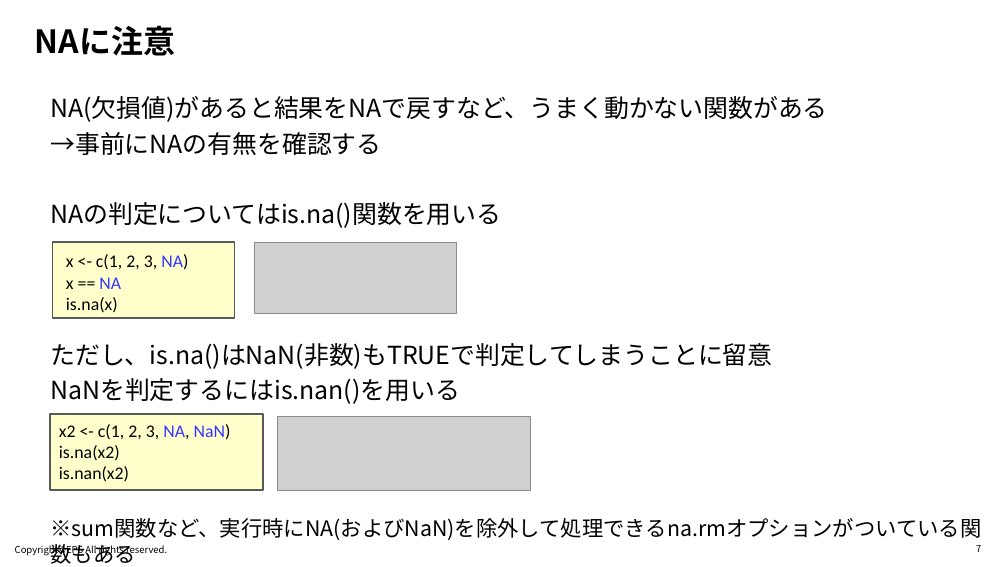
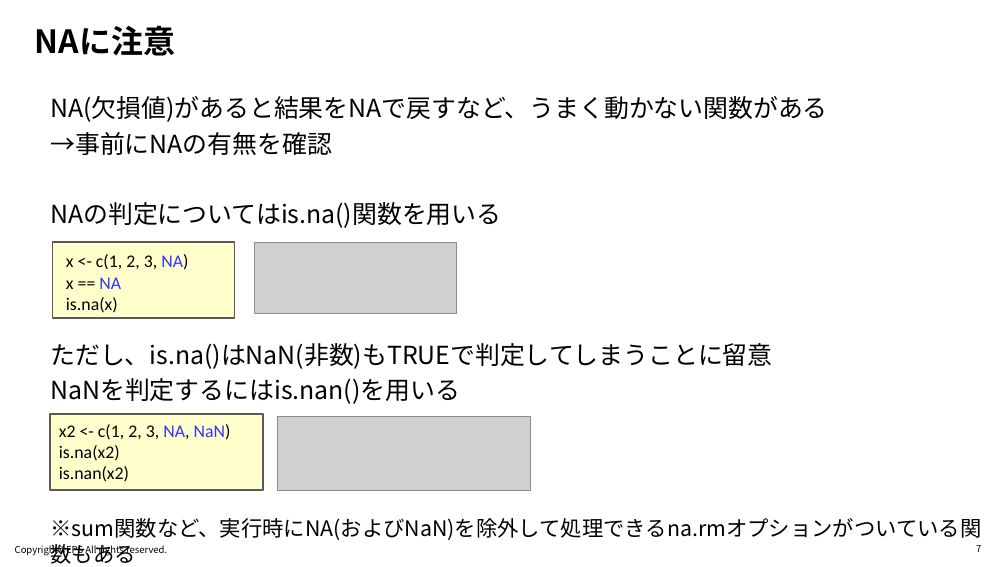
Before and after one commit to R-with-Pharma-Labo/Meetup_1, a slide deck: slide 7 of Materials/1440-1500_Oyama/Rの頑健なコードを書くにはどのような工夫が必要か.pptx. Drawn at 1008x567 pixels with LibreOffice and Linux fonts; fonts in the diff are those of the drawing; grey boxes stand for pictures; background and template pictures are left out. Boxes give left, top, right and bottom in pixels: in the first picture for what was removed or moved away, otherwise in the second. Text is boxed around its words. In the diff, an @@ line names an element or a change of style, - is before the commit and + after.

```diff
--- a/Materials/1440-1500_Oyama/Rの頑健なコードを書くにはどのような工夫が必要か.pptx
+++ b/Materials/1440-1500_Oyama/Rの頑健なコードを書くにはどのような工夫が必要か.pptx
@@ text at <box>50,132,332,155</box>: text changed @@
-→事前にNAの有無を確認する
+→事前にNAの有無を確認
```
Also in this commit, not shown: 12 other slides changed.
